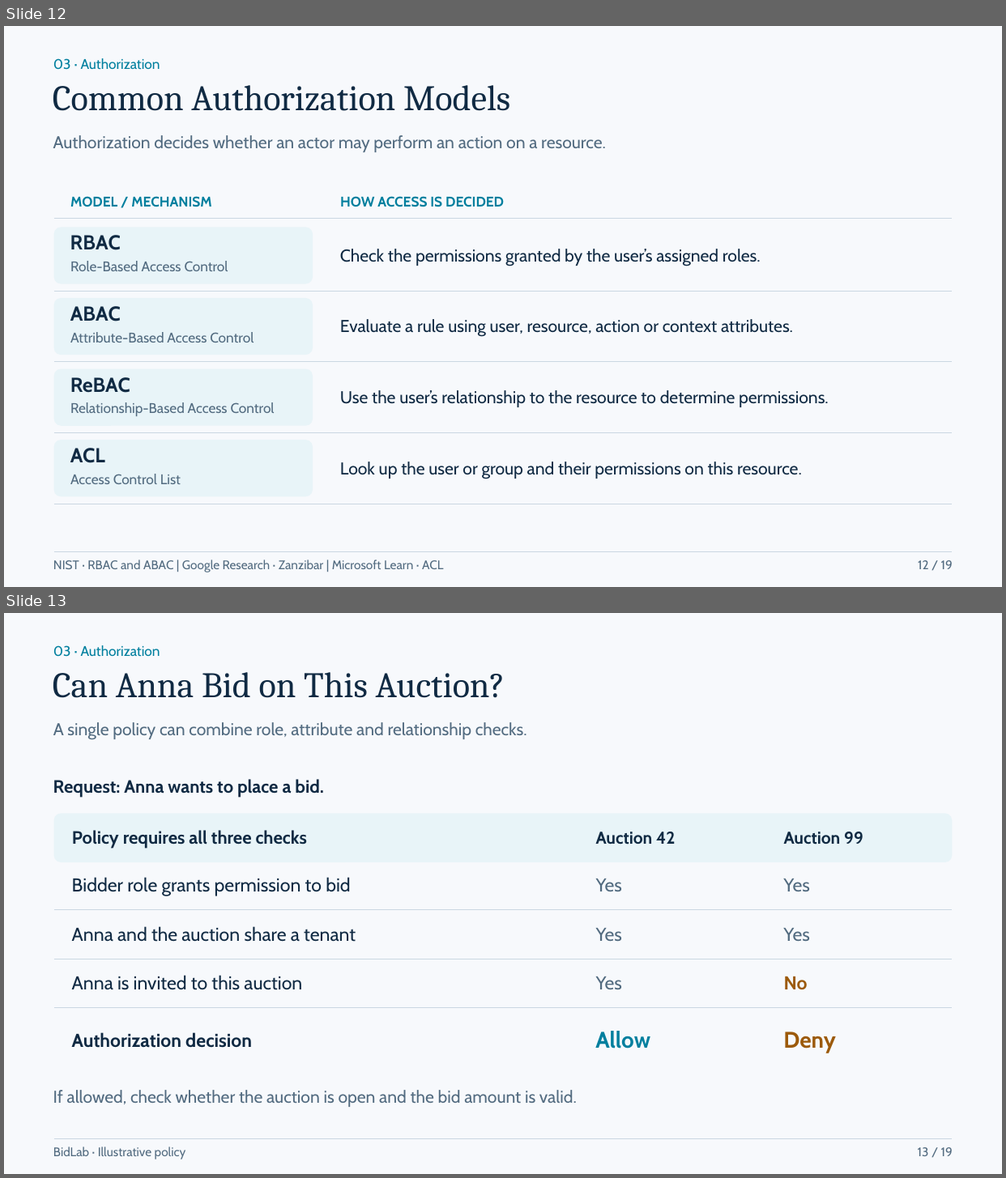
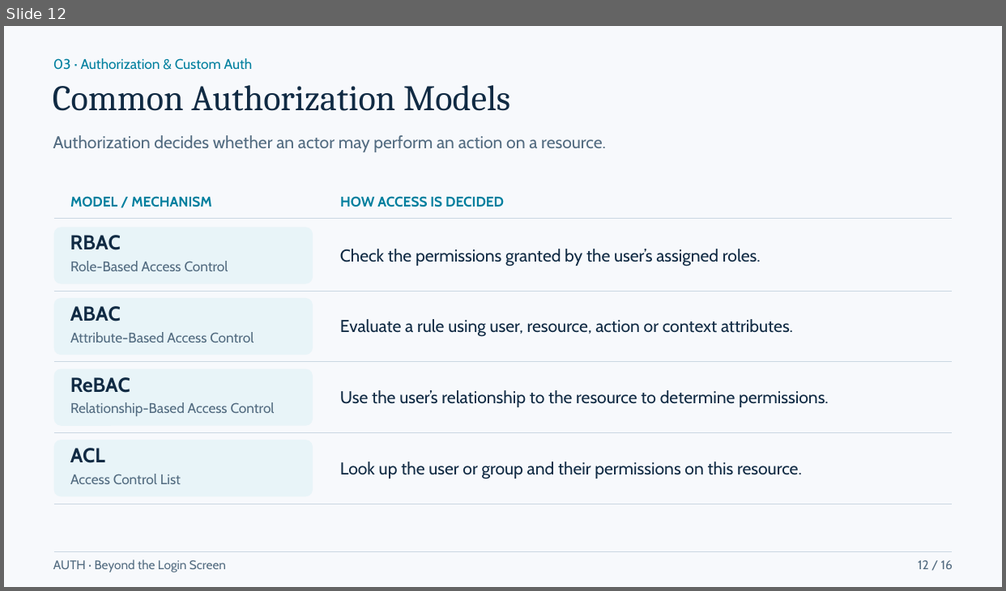
Before and after one commit to Daniiislo/TechSharing, a slide deck: Auth/presentation/Auth - Beyond the Login Screen.pptx. Shown one above the other, each under a label of ours: slides 12 and 13 before the commit, slide 12 after it. The pictures are 1006x1178 and 1006x591 pixels, drawn with LibreOffice and Linux fonts; fonts in the diff are those of the drawing. Boxes give left, top, right and bottom in pixels: in the first picture for what was removed or moved away, otherwise in the second. Text is boxed around its words. In the diff, an @@ line names an element or a change of style, - is before the commit and + after.

Commit message:
docs(auth): sync agenda and refresh exported slide deck

```diff
--- a/Auth/presentation/Auth - Beyond the Login Screen.pptx
+++ b/Auth/presentation/Auth - Beyond the Login Screen.pptx
@@ slide 13 removed at (x1=4, y1=613, x2=1002, y2=1174), background #F7F9FC @@
@@ text removed at (x1=53, y1=645, x2=160, y2=657) @@
-03 · Authorization
@@ text removed at (x1=53, y1=672, x2=505, y2=698) @@
-Can Anna Bid on This Auction?
@@ text removed at (x1=53, y1=722, x2=527, y2=740) @@
-A single policy can combine role, attribute and relationship checks.
@@ group removed at (x1=53, y1=779, x2=953, y2=1107): 17 texts, 3 freeform shapes, 1 rounded rectangle @@
-Request: Anna wants to place a bid.
-Policy requires all three checks
-Auction 42
-Auction 99
-Bidder role grants permission to bid
-Yes
-Yes
-Anna and the auction share a tenant
-Yes
-Yes
-Anna is invited to this auction
-Yes
-No
-Authorization decision
-Allow
-Deny
-If allowed, check whether the auction is open and the bid amount is valid.
@@ text removed at (x1=53, y1=1147, x2=186, y2=1160) @@
-BidLab · Illustrative policy
@@ freeform shape removed at (x1=54, y1=1139, x2=953, y2=1140) @@
@@ text removed at (x1=918, y1=1148, x2=953, y2=1157) @@
-13 / 19
@@ slide 12 changed as well @@
@@ text at (x1=53, y1=58, x2=253, y2=70): text changed @@
-03 · Authorization
+03 · Authorization & Custom Auth
@@ text at (x1=53, y1=560, x2=226, y2=573): text changed @@
-NIST · RBAC and ABAC | Google Research · Zanzibar | Microsoft Learn · ACL
+AUTH · Beyond the Login Screen
@@ text at (x1=918, y1=561, x2=953, y2=570): text changed @@
-12 / 19
+12 / 16
```
Also in this commit, not shown: 10 other slides changed, 5 slides added, 13 other slides removed, 12 other files.
